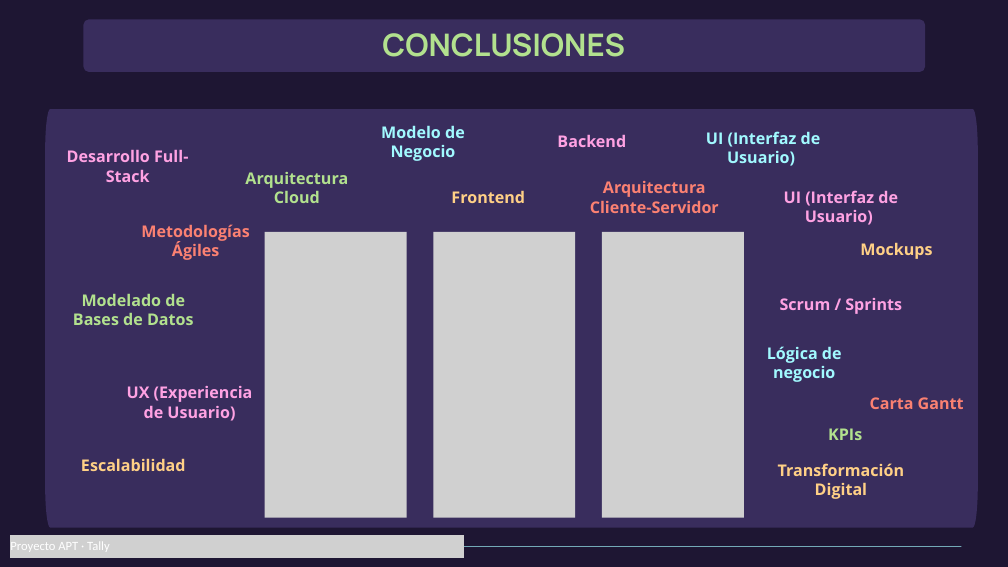
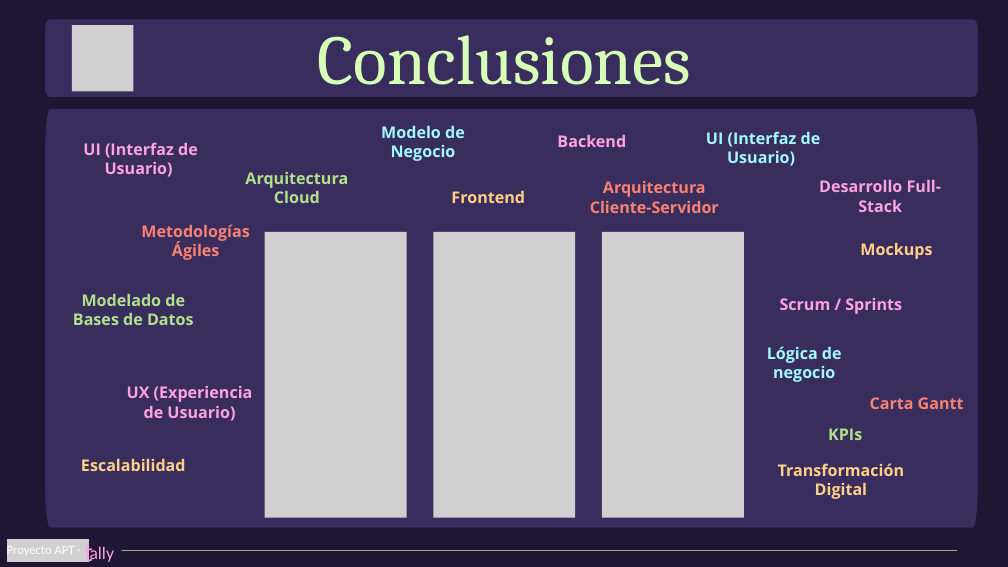
Before and after one commit to crcaniullan-commits/Tally, a slide deck: slide 11 of Docs/Tally.pptx. Drawn at 1008x567 pixels with LibreOffice and Linux fonts; fonts in the diff are those of the drawing; grey boxes stand for pictures. Boxes give left, top, right and bottom in pixels: in the first picture for what was removed or moved away, otherwise in the second. Text is boxed around its words. In the diff, an @@ line names an element or a change of style, - is before the commit and + after.

```diff
--- a/Docs/Tally.pptx
+++ b/Docs/Tally.pptx
@@ freeform shape: place and size @@
-freeform shape at <box>84,20,925,72</box>
+freeform shape at <box>45,20,978,97</box>
@@ picture added at <box>72,25,133,91</box> @@
@@ text at <box>318,35,691,99</box>: text changed; size 44.4 to 100 pt; font Manrope to Cambria; text colour #B2E18E to #D7FFB8; bold off @@
-CONCLUSIONES
+Conclusiones
@@ text "UI (Interfaz de Usuario)": place and size @@
-text "UI (Interfaz de Usuario)" at <box>784,190,898,225</box>
+text "UI (Interfaz de Usuario)" at <box>83,142,198,177</box>
@@ text "Desarrollo Full-Stack": place and size @@
-text "Desarrollo Full-Stack" at <box>67,149,188,182</box>
+text "Desarrollo Full-Stack" at <box>819,179,941,212</box>
@@ picture: place and size @@
-picture at <box>11,535,464,558</box>
+picture at <box>7,539,89,562</box>
@@ text at <box>7,546,75,554</box>: text changed @@
-Proyecto APT · Tally
+Proyecto APT ·
@@ text added at <box>84,540,93,567</box>, 37.8 pt, text #FFA2E3 @@
+t
@@ text added at <box>90,546,114,562</box>, 25.2 pt, text #FFA2E3 @@
+ally
@@ line moved from (126, 546) - (961, 546) to (121, 550) - (957, 550) @@
@@ line (121, 550) - (957, 550): stroke #A1F9FF 0.75 pt to #D7FFB8 0.75 pt @@
```
Also in this commit, not shown: 8 other slides changed, 2 slides added, 2 slides removed, 1 other file.
